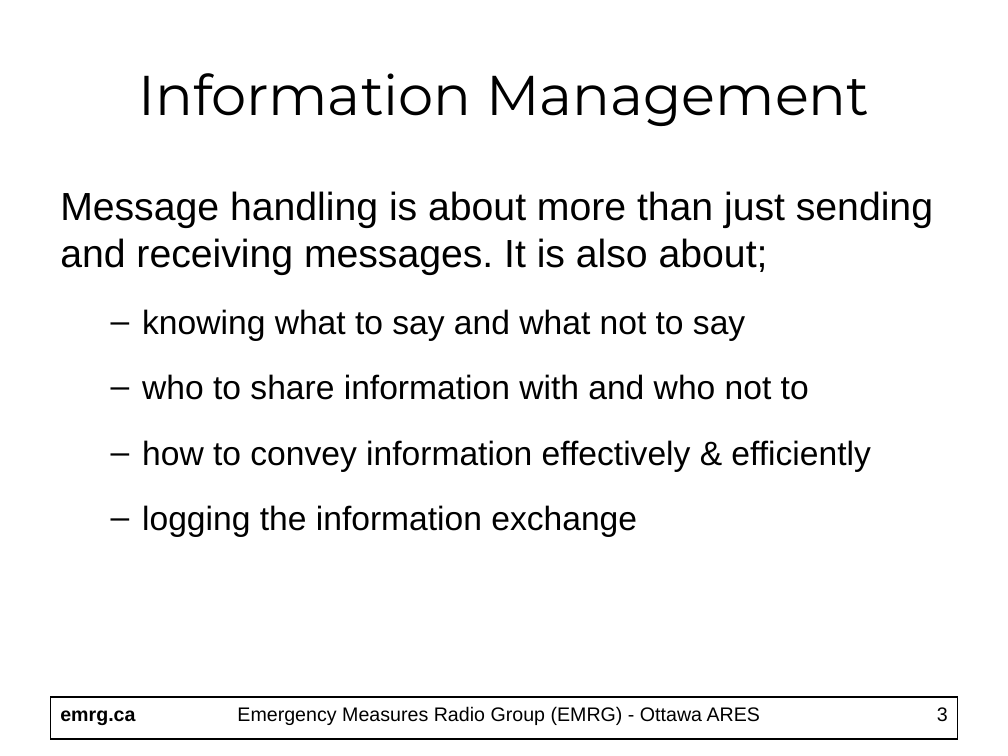
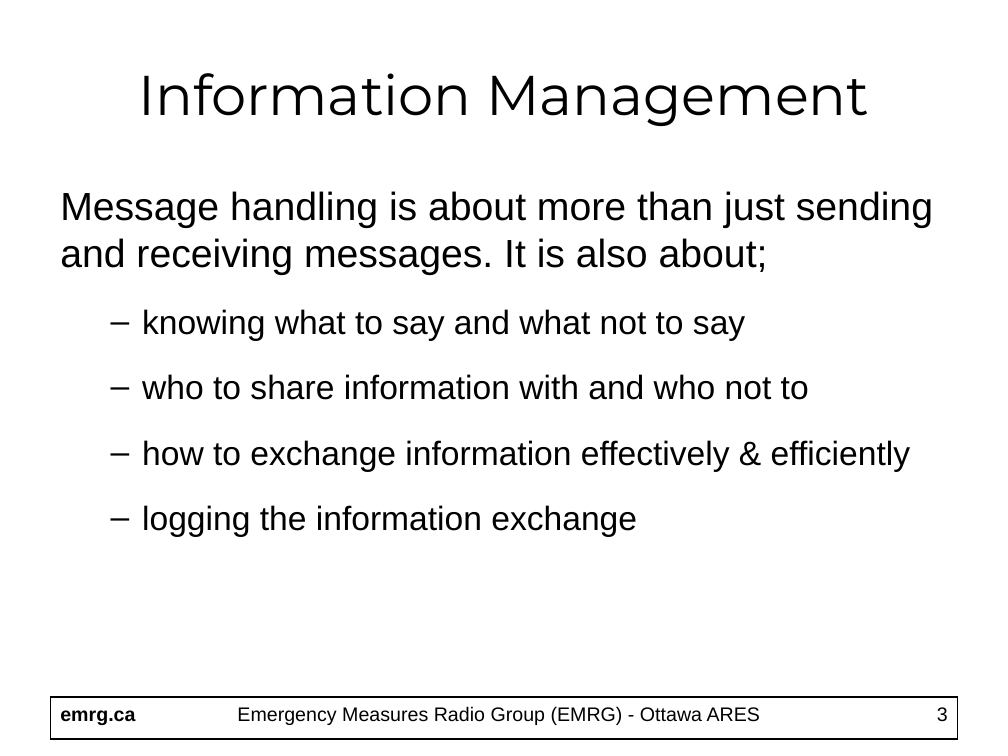
Before and after one commit to emrg-ca/website, a slide deck: slide 3 of httpdocs/EMRG-411_Message_Handling.ppt. Drawn at 1008x756 pixels with LibreOffice and Linux fonts; fonts in the diff are those of the drawing. Boxes give left, top, right and bottom in pixels: in the first picture for what was removed or moved away, otherwise in the second. Text is boxed around its words. In the diff, an @@ line names an element or a change of style, - is before the commit and + after.

```diff
--- a/httpdocs/EMRG-411_Message_Handling.ppt
+++ b/httpdocs/EMRG-411_Message_Handling.ppt
@@ text at [142, 440, 910, 472]: text changed @@
-  – how to convey information effectively & efficiently
+  – how to exchange information effectively & efficiently
```
Also in this commit, not shown: 14 other slides changed, 2 slides added, 3 other files.
